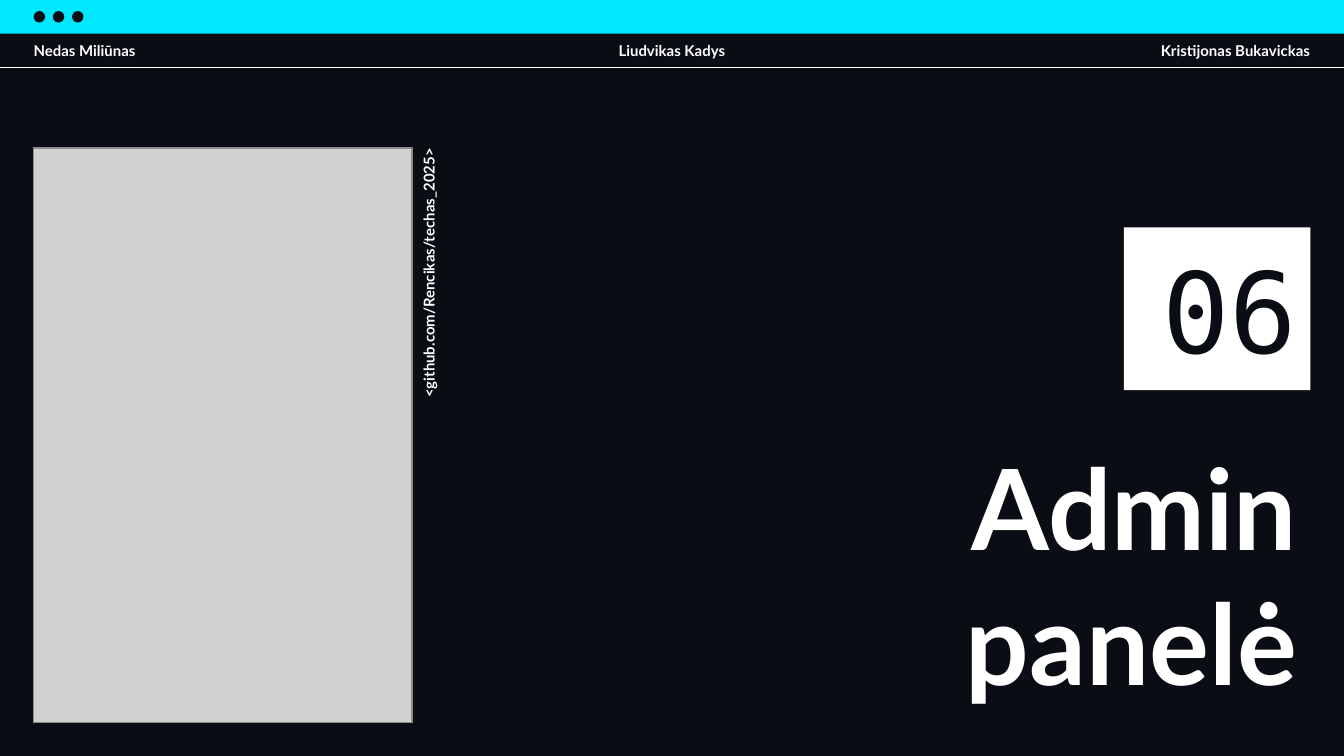
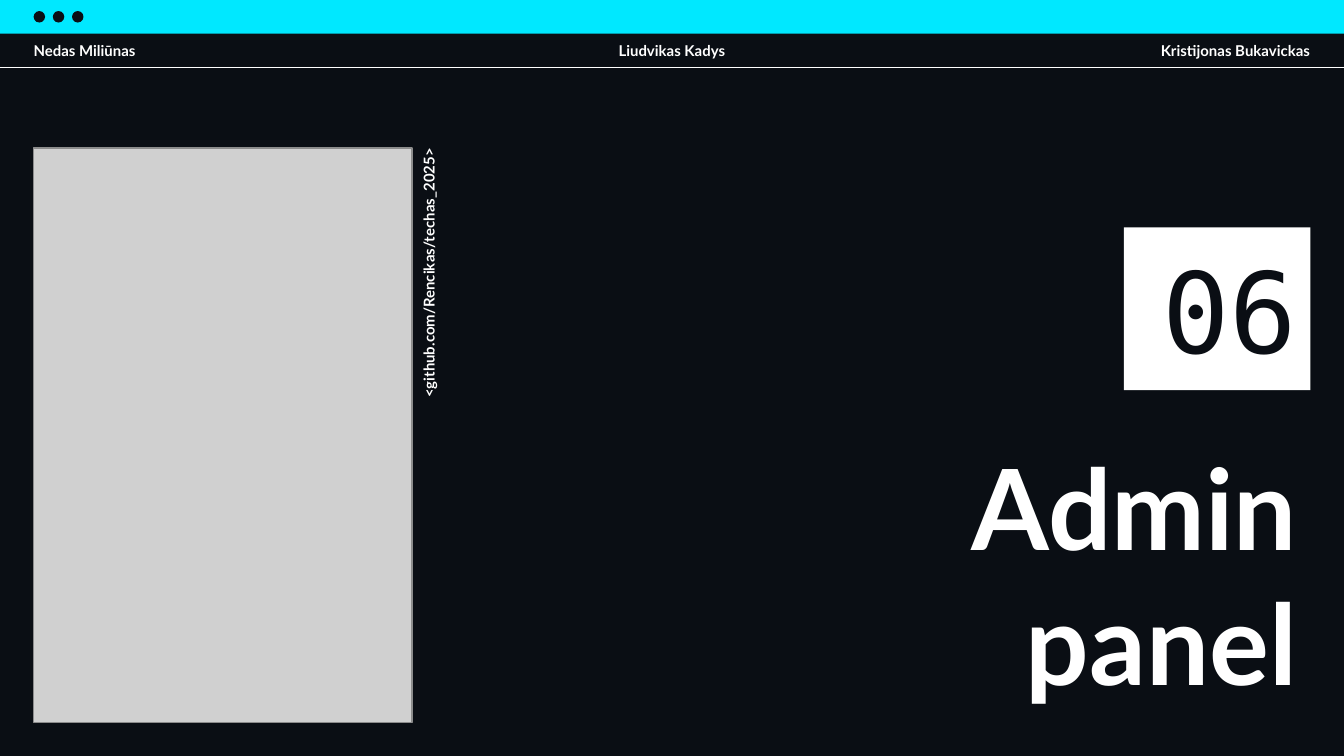
Before and after one commit to Rencikas/techas_2025, a slide deck: slide 13 of IT_Projektas.pptx. Drawn at 1344x756 pixels with LibreOffice and Linux fonts; fonts in the diff are those of the drawing; grey boxes stand for pictures. Boxes give left, top, right and bottom in pixels: in the first picture for what was removed or moved away, otherwise in the second. Text is boxed around its words. In the diff, an @@ line names an element or a change of style, - is before the commit and + after.

```diff
--- a/IT_Projektas.pptx
+++ b/IT_Projektas.pptx
@@ title at [971,466,1297,704]: text changed @@
-Admin panelė
+Admin panel
```
Also in this commit, not shown: 5 other slides changed, 1 slide added, 1 other file.
